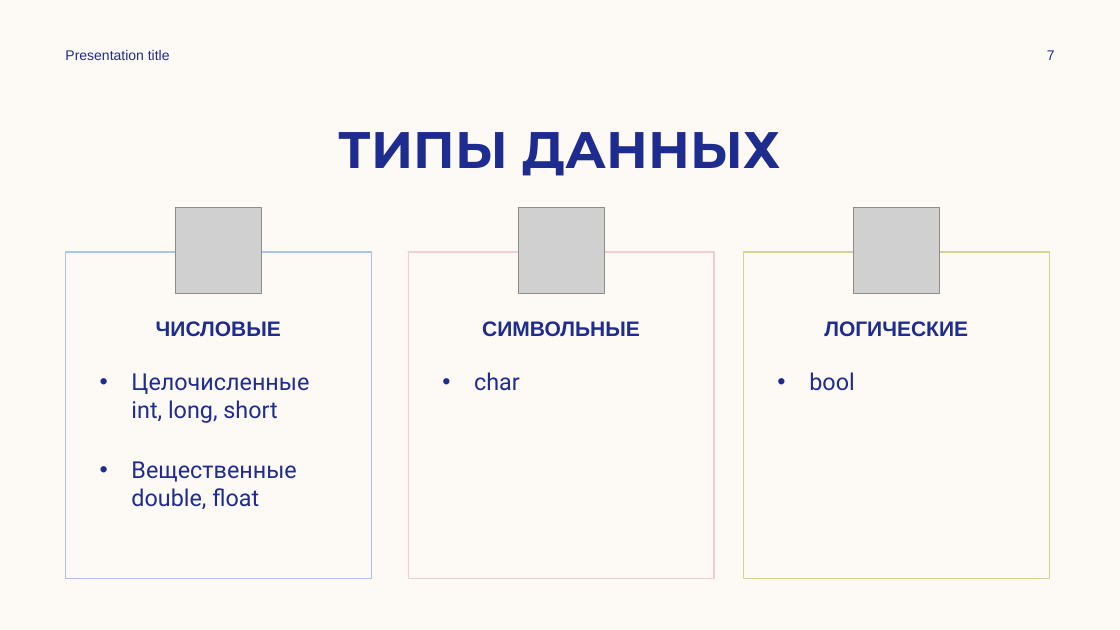
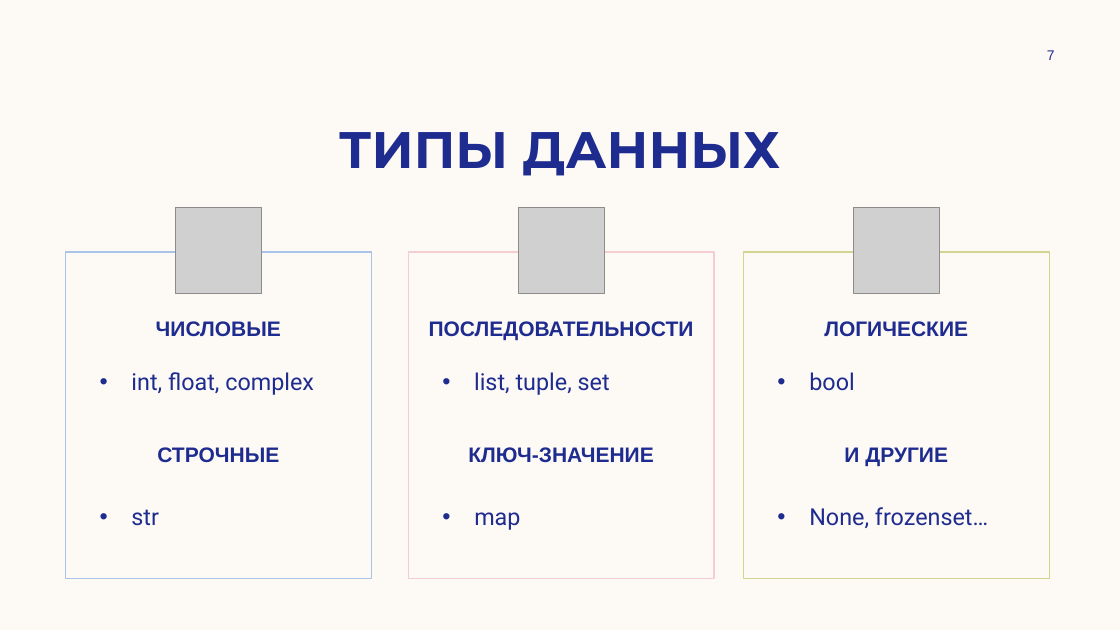
Before and after one commit to Isko00/Python_basic_lessons, a slide deck: slide 7 of 1_dataTypes/introduction.pptx. Drawn at 1120x630 pixels with LibreOffice and Linux fonts; fonts in the diff are those of the drawing; grey boxes stand for pictures. Boxes give left, top, right and bottom in pixels: in the first picture for what was removed or moved away, otherwise in the second. Text is boxed around its words. In the diff, an @@ line names an element or a change of style, - is before the commit and + after.

```diff
--- a/1_dataTypes/introduction.pptx
+++ b/1_dataTypes/introduction.pptx
@@ text removed at (65,50,170,60) @@
-Presentation title
@@ text at (429,321,694,463): text changed @@
-СИМВОЛЬНЫЕ
+ПОСЛЕДОВАТЕЛЬНОСТИ
+КЛЮЧ-ЗНАЧЕНИЕ
@@ text at (131,372,314,395): text changed @@
-• Целочисленные
-  int, long, short
-• Вещественные double, float
+• int, float, complex
@@ text at (474,372,610,395): text changed @@
-• char
+• list, tuple, set
@@ text at (157,447,279,463): paragraph added @@
+СТРОЧНЫЕ
@@ text at (844,447,948,466): paragraph added @@
+И ДРУГИЕ
@@ text added at (131,509,159,526), 20 pt, text #1F2C8F @@
+• str
@@ text added at (809,507,988,528), 20 pt, text #1F2C8F @@
+• None, frozenset…
@@ text added at (474,512,520,530), 20 pt, text #1F2C8F @@
+• map
```
Also in this commit, not shown: 3 other slides changed, 1 slide added, 2 slides removed.
